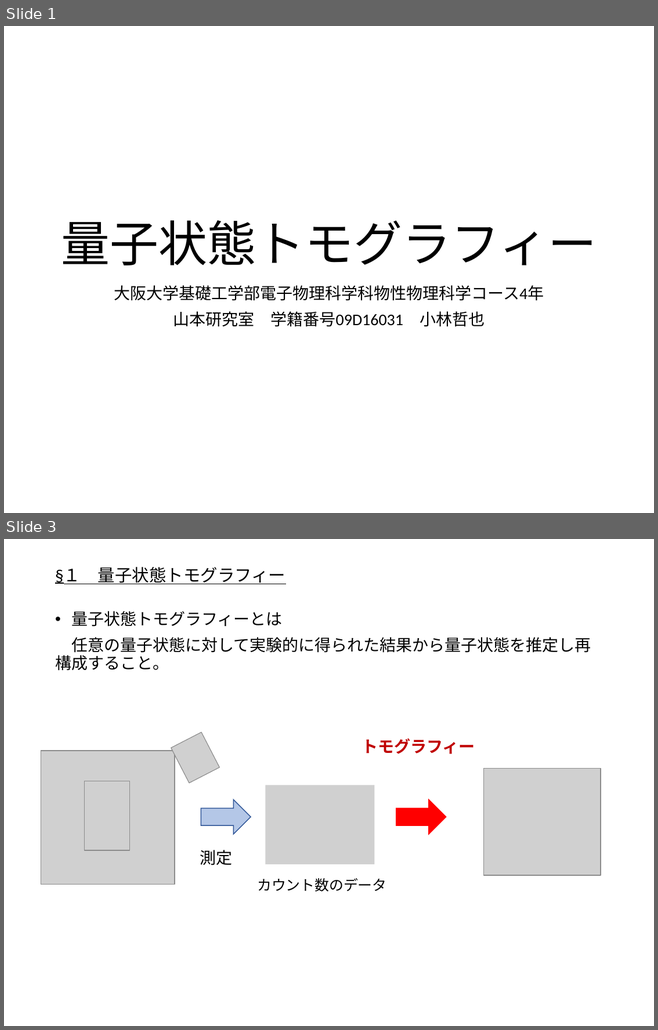
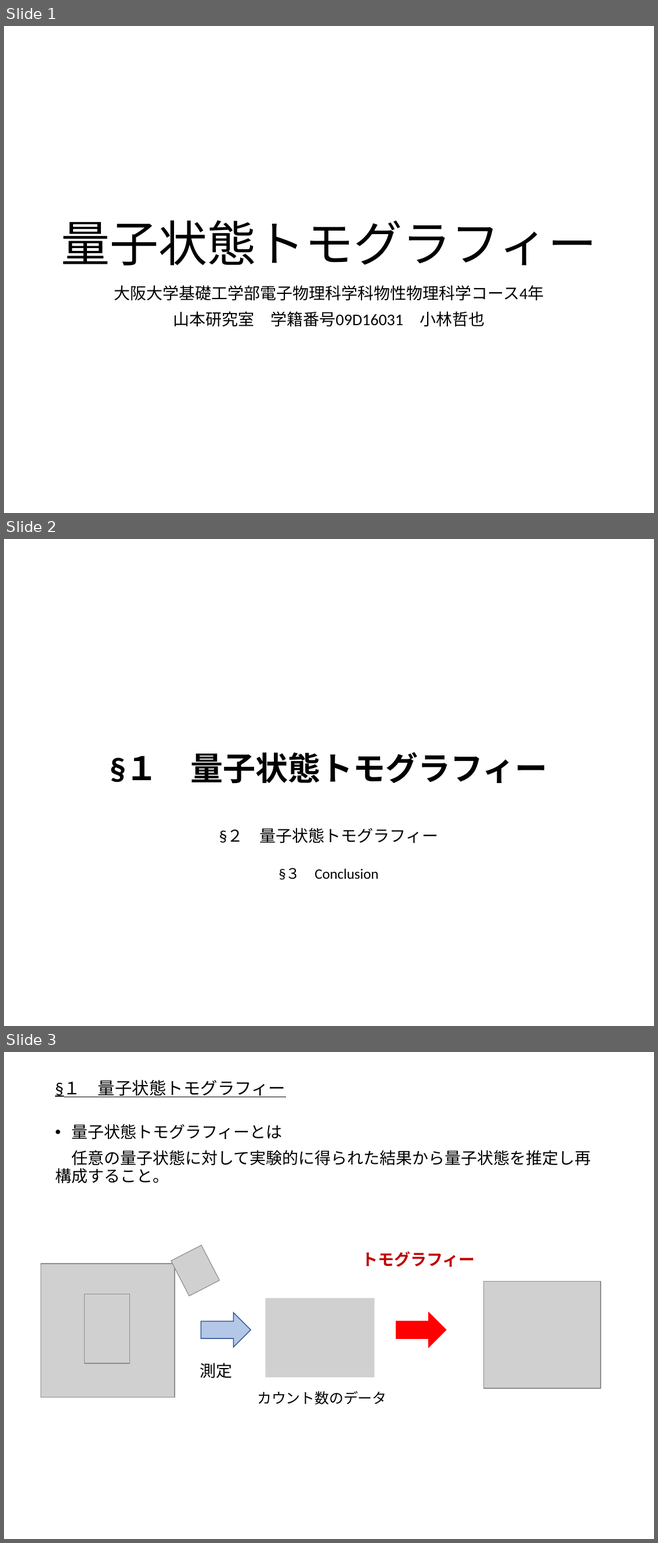
Before and after one commit to outk/graduate_thesis, a slide deck: 量子状態トモグラフィー.pptx. Shown one above the other, each under a label of ours: slides 1 and 3 before the commit, slides 1, 2 and 3 after it; the slides between them are not shown. The pictures are 658x1030 and 658x1543 pixels, drawn with LibreOffice and Linux fonts; fonts in the diff are those of the drawing; grey boxes stand for pictures. Boxes give left, top, right and bottom in pixels: in the first picture for what was removed or moved away, otherwise in the second. Text is boxed around its words. In the diff, an @@ line names an element or a change of style, - is before the commit and + after.

```diff
--- a/量子状態トモグラフィー.pptx
+++ b/量子状態トモグラフィー.pptx
@@ slide 2 added at (4, 539, 654, 1026), background #FFFFFF @@
@@ title added at (110, 752, 547, 880), 36 pt, text #000000 @@
+§１ 量子状態トモグラフィー
+§２ 量子状態トモグラフィー
+§３ Conclusion
```
Also in this commit, not shown: 8 slides changed, 2 other slides added, 2 slides removed, 2 other files.
